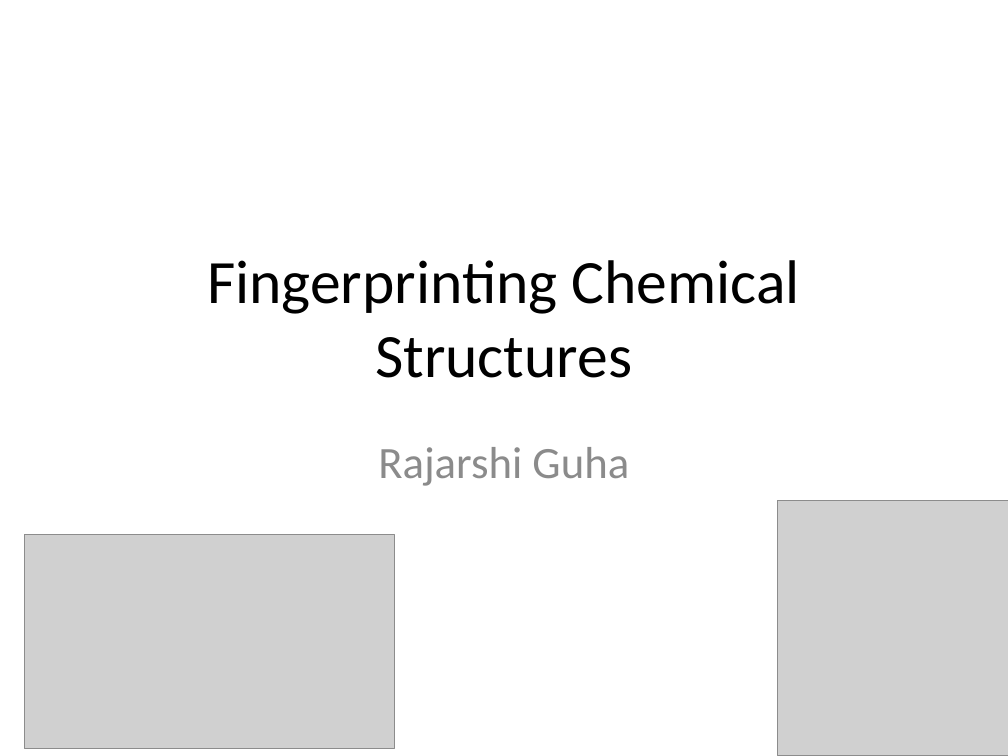
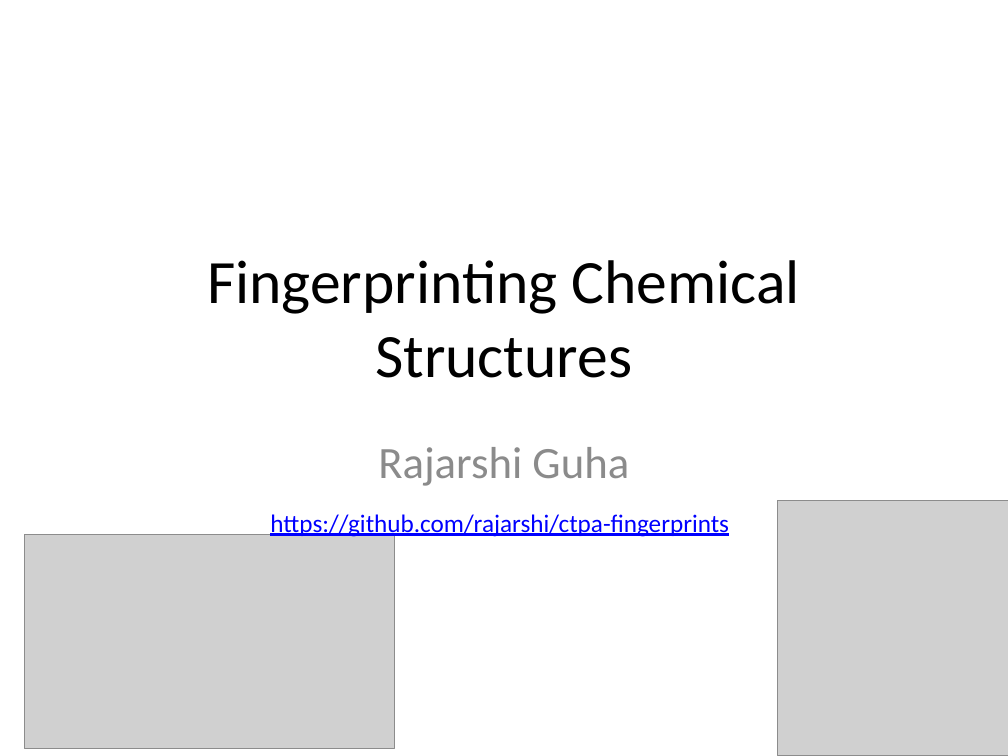
Before and after one commit to rajarshi/ctpa-fingerprints, a slide deck: slide 1 of fingerprints.pptx. Drawn at 1008x756 pixels with LibreOffice and Linux fonts; fonts in the diff are those of the drawing; grey boxes stand for pictures. Boxes give left, top, right and bottom in pixels: in the first picture for what was removed or moved away, otherwise in the second. Text is boxed around its words. In the diff, an @@ line names an element or a change of style, - is before the commit and + after.

```diff
--- a/fingerprints.pptx
+++ b/fingerprints.pptx
@@ text added at (270,514,729,538), 18 pt, text #0000FF, underline @@
+https://github.com/rajarshi/ctpa-fingerprints
```
Also in this commit, not shown: 3 other slides changed, 9 slides added, 4 other files.
